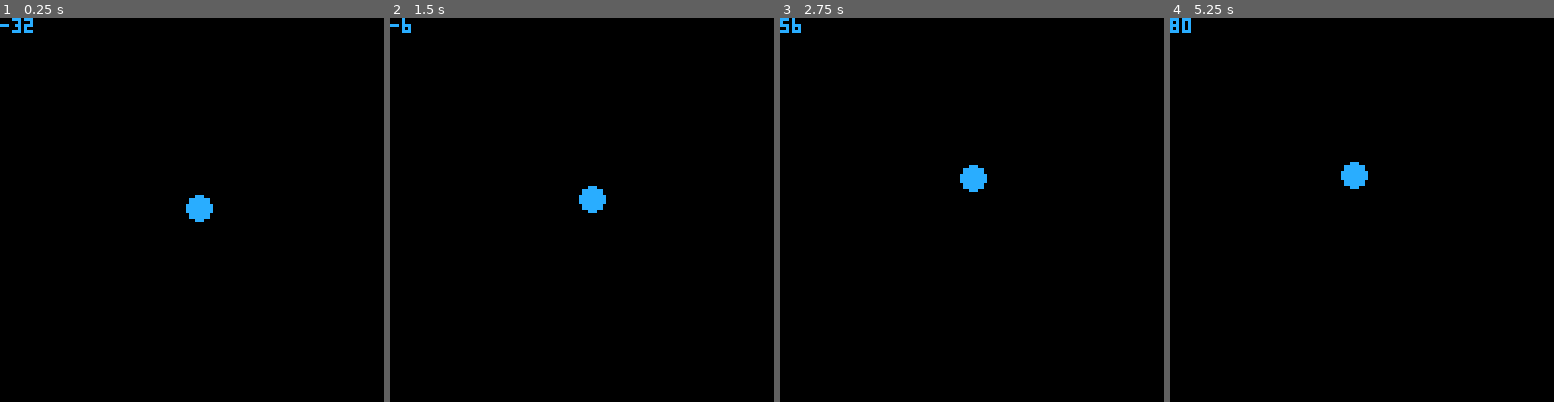
Above: before the commit, frames 1-4 (left to right).
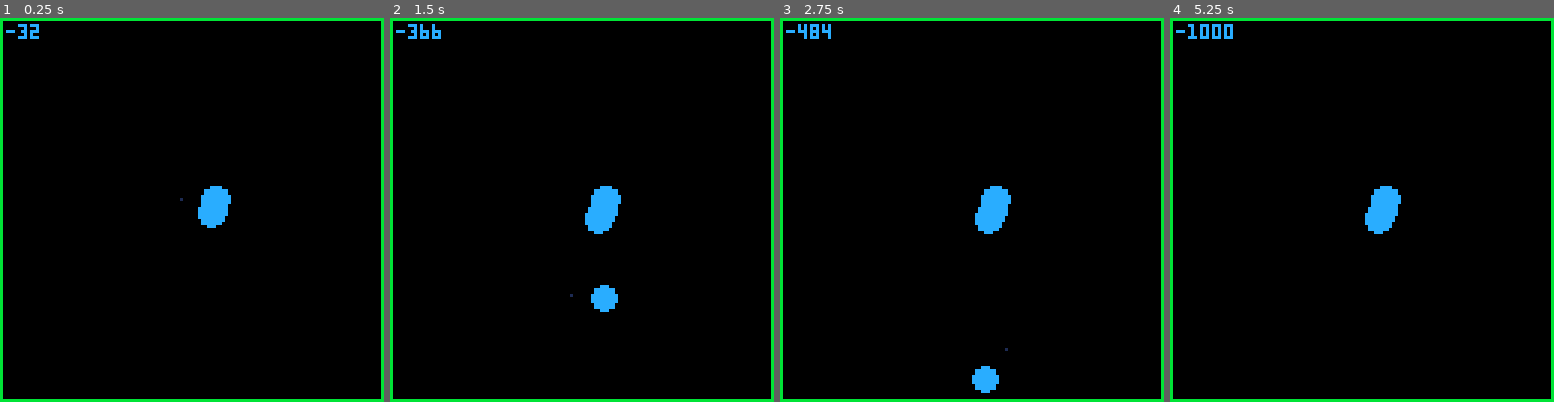
Above: after the commit, the same moments.

Repository: brettski/pico-8
Game: PICO-8 cartridge poc/pivot.p8
Two runs of this game, one before a commit and one after it. Both use one fixed random seed, a clock stepped at 60 frames per second and the inputs below.
Inputs:
- Up to frame 1 (0.25 s): no input
- Up to frame 2 (1.5 s): tap X (X key) at 0.33, 1.07 s
- Up to frame 3 (2.75 s): tap X (X key) at 1.85 s
- Up to frame 4 (5.25 s): tap X (X key) at 2.97, 4.08, 5.2 s

The runs differ from the first frame. In frame 1, 4.0% of the frame differs, in the area x 0-100%, y 0-100%; in frame 2, 4.5%; in frame 3, 4.9%; in frame 4, 4.7%.

Commit message:
working pivot movement

Diff:
--- a/poc/pivot.p8
+++ b/poc/pivot.p8
@@ -9,30 +9,51 @@
   ox=60,
   oy=60,
   a=0,
-  r=8, --movement radius
+  r=12, --movement radius
   x=0,
   y=0,
   cw=true,
+  tl={}, --tail values
+  addtl=function(self)
+   add(self.tl,
+    {x=self.x,y=self.y}
+   )
+   if #self.tl>19 then
+    self.tl[#self.tl]=nil
+   end
+  end
  }
 end
 
 function _update60()
- p.x=p.ox+p.r*cos(p.a/360)
- p.y=p.oy+p.r*sin(p.a/360)
+ a=p.a/360
+ p.x=p.ox+p.r*cos(a)
+ p.y=p.oy+p.r*sin(a)
  if p.cw then
   p.a-=2
  else
   p.a+=2
  end
  if btnp(❎) then
+  p.a=p.a-180
+  a=p.a/360
   p.cw=not p.cw
+  p.ox=p.x-p.r*cos(a)
+  p.oy=p.y-p.r*sin(a)
  end
+ p:addtl()
 end
 
 function _draw()
  cls()
+ --circ(p.ox,p.oy,p.r,1)
+ pset(p.ox,p.oy,1)
  circfill(p.x,p.y,4,12)
- print(p.a)
+ for tl in all(p.tl) do
+  circ(tl.x,tl.y,4,12)
+ end
+ print(p.a,2,2)
+ rect(0,0,127,127,11)
 end
 __gfx__
 00000000000000000000000000000000000000000000000000000000000000000000000000000000000000000000000000000000000000000000000000000000
